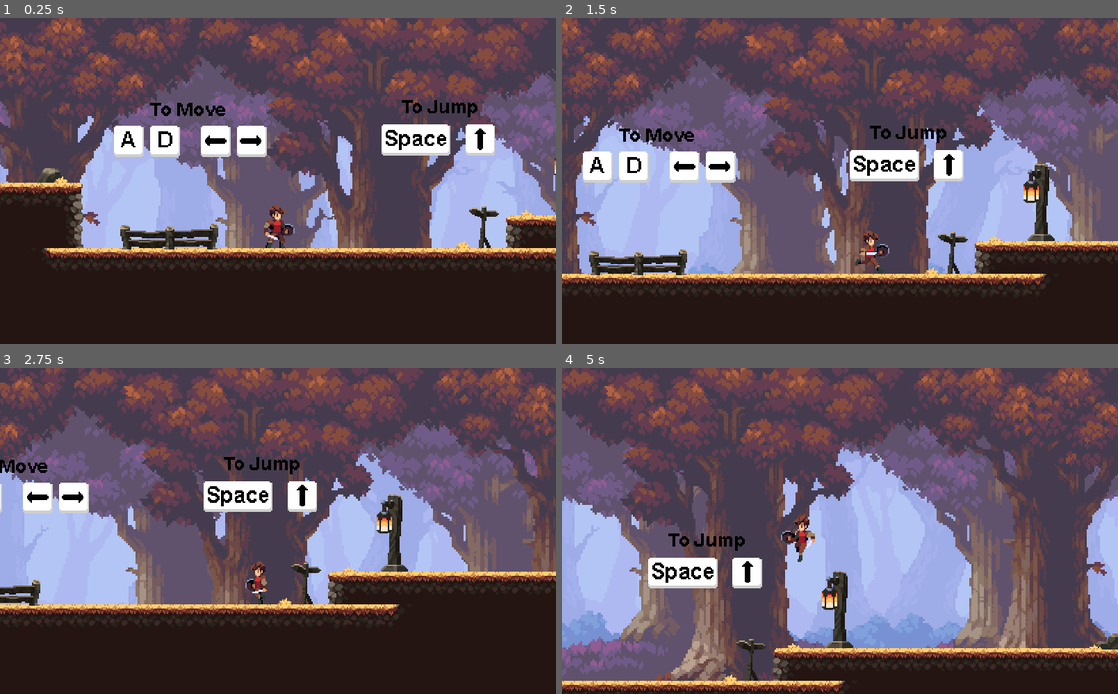
Above: before the commit, frames 1-4 (two rows, left to right).
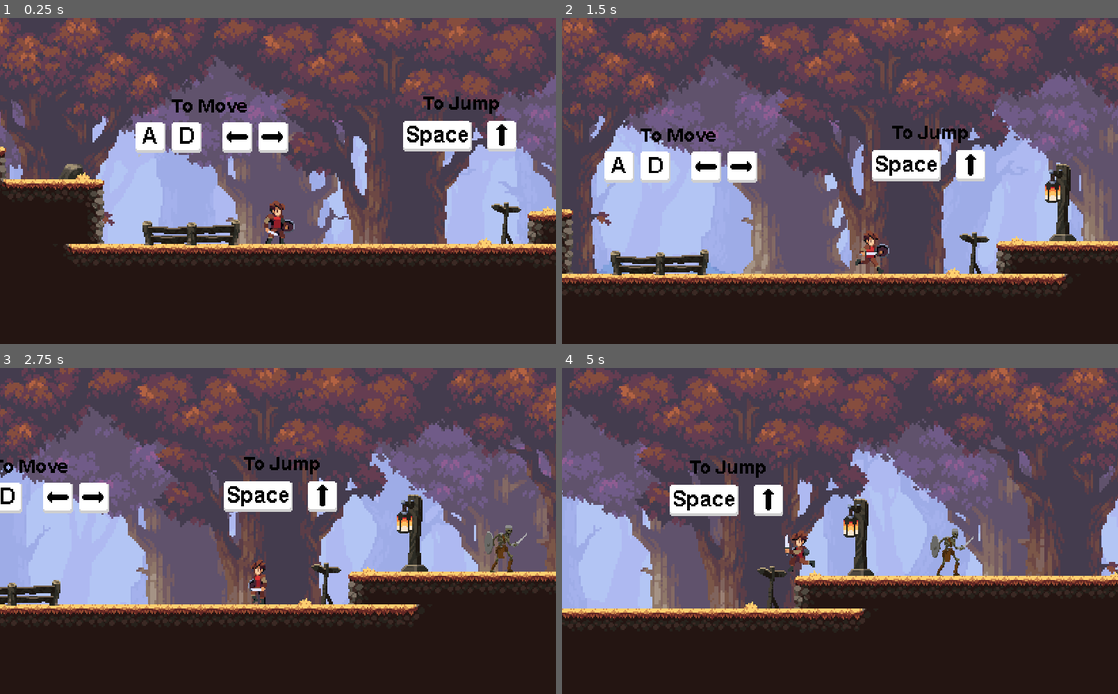
Above: after the commit, the same moments.

Repository: shofiq0023/godot-sider-scroller
Game: Godot game, scene res://Scene/Main.tscn
The game is run twice, just before and just after one commit, with the same random seed, the same clock (stepped at 60 frames per second) and the same inputs.
Inputs:
- Up to frame 1 (0.25 s): no input
- Up to frame 2 (1.5 s): hold D (right) from 0.53 s (still down); tap Caps Lock (walk) at 0.6, 1.35 s; tap Space (jump) at 0.77 s
- Up to frame 3 (2.75 s): tap Space (jump) at 1.52 s; release D (right) at 2.03 s; hold A (left) from 2.03 s (still down); tap Caps Lock (walk) at 2.1 s
- Up to frame 4 (5 s): release A (left) at 2.78 s; hold D (right) 2.78-4.28 s; tap Caps Lock (walk) at 2.85, 3.6, 4.35 s; tap Space (jump) at 3.02, 3.77, 4.52 s; hold A (left) from 4.28 s (still down)

The runs differ from the first frame. In frame 1, 37% of the frame differs, in the area x 0-100%, y 0-74%; in frame 2, 36%; in frame 3, 33%; in frame 4, 56%, in the area x 0-100%, y 0-100%.

Commit message:
added enemy

Diff:
--- /dev/null
+++ b/Assets/Characters/Enemy/Eye Bat/Eye-bat.tscn
@@ -0,0 +1,140 @@
+[gd_scene load_steps=31 format=2]
+
+[ext_resource path="res://Assets/Characters/Enemy/Eye Bat/Sprite/Take Hit.png" type="Texture" id=1]
+[ext_resource path="res://Assets/Characters/Enemy/Eye Bat/Sprite/Attack.png" type="Texture" id=2]
+[ext_resource path="res://Assets/Characters/Enemy/Eye Bat/Sprite/Death.png" type="Texture" id=3]
+[ext_resource path="res://Assets/Characters/Enemy/Eye Bat/Sprite/Flight.png" type="Texture" id=4]
+
+[sub_resource type="AtlasTexture" id=1]
+atlas = ExtResource( 3 )
+region = Rect2( 0, 0, 150, 150 )
+
+[sub_resource type="AtlasTexture" id=2]
+atlas = ExtResource( 3 )
+region = Rect2( 150, 0, 150, 150 )
+
+[sub_resource type="AtlasTexture" id=3]
+atlas = ExtResource( 3 )
+region = Rect2( 300, 0, 150, 150 )
+
+[sub_resource type="AtlasTexture" id=4]
+atlas = ExtResource( 3 )
+region = Rect2( 450, 0, 150, 150 )
+
+[sub_resource type="AtlasTexture" id=13]
+atlas = ExtResource( 2 )
+region = Rect2( 0, 0, 150, 150 )
+
+[sub_resource type="AtlasTexture" id=14]
+atlas = ExtResource( 2 )
+region = Rect2( 150, 0, 150, 150 )
+
+[sub_resource type="AtlasTexture" id=15]
+atlas = ExtResource( 2 )
+region = Rect2( 300, 0, 150, 150 )
+
+[sub_resource type="AtlasTexture" id=16]
+atlas = ExtResource( 2 )
+region = Rect2( 450, 0, 150, 150 )
+
+[sub_resource type="AtlasTexture" id=17]
+atlas = ExtResource( 2 )
+region = Rect2( 600, 0, 150, 150 )
+
+[sub_resource type="AtlasTexture" id=18]
+atlas = ExtResource( 2 )
+region = Rect2( 750, 0, 150, 150 )
+
+[sub_resource type="AtlasTexture" id=19]
+atlas = ExtResource( 2 )
+region = Rect2( 900, 0, 150, 150 )
+
+[sub_resource type="AtlasTexture" id=20]
+atlas = ExtResource( 2 )
+region = Rect2( 1050, 0, 150, 150 )
+
+[sub_resource type="AtlasTexture" id=5]
+atlas = ExtResource( 4 )
+region = Rect2( 0, 0, 150, 150 )
+
+[sub_resource type="AtlasTexture" id=6]
+atlas = ExtResource( 4 )
+region = Rect2( 150, 0, 150, 150 )
+
+[sub_resource type="AtlasTexture" id=7]
+atlas = ExtResource( 4 )
+region = Rect2( 300, 0, 150, 150 )
+
+[sub_resource type="AtlasTexture" id=8]
+atlas = ExtResource( 4 )
+region = Rect2( 450, 0, 150, 150 )
+
+[sub_resource type="AtlasTexture" id=9]
+atlas = ExtResource( 4 )
+region = Rect2( 600, 0, 150, 150 )
+
+[sub_resource type="AtlasTexture" id=10]
+atlas = ExtResource( 4 )
+region = Rect2( 750, 0, 150, 150 )
+
+[sub_resource type="AtlasTexture" id=11]
+atlas = ExtResource( 4 )
+region = Rect2( 900, 0, 150, 150 )
+
+[sub_resource type="AtlasTexture" id=12]
+atlas = ExtResource( 4 )
+region = Rect2( 1050, 0, 150, 150 )
+
+[sub_resource type="AtlasTexture" id=21]
+atlas = ExtResource( 1 )
+region = Rect2( 0, 0, 150, 150 )
+
+[sub_resource type="AtlasTexture" id=22]
+atlas = ExtResource( 1 )
+region = Rect2( 150, 0, 150, 150 )
+
+[sub_resource type="AtlasTexture" id=23]
+atlas = ExtResource( 1 )
+region = Rect2( 300, 0, 150, 150 )
+
+[sub_resource type="AtlasTexture" id=24]
+atlas = ExtResource( 1 )
+region = Rect2( 450, 0, 150, 150 )
+
+[sub_resource type="SpriteFrames" id=25]
+animations = [ {
+"frames": [ SubResource( 1 ), SubResource( 2 ), SubResource( 3 ), SubResource( 4 ) ],
+"loop": false,
+"name": "Death",
+"speed": 8.0
+}, {
+"frames": [ SubResource( 13 ), SubResource( 14 ), SubResource( 15 ), SubResource( 16 ), SubResource( 17 ), SubResource( 18 ), SubResource( 19 ), SubResource( 20 ) ],
+"loop": false,
+"name": "Attack",
+"speed": 8.0
+}, {
+"frames": [ SubResource( 5 ), SubResource( 6 ), SubResource( 7 ), SubResource( 8 ), SubResource( 9 ), SubResource( 10 ), SubResource( 11 ), SubResource( 12 ) ],
+"loop": true,
+"name": "Flight",
+"speed": 8.0
+}, {
+"frames": [ SubResource( 21 ), SubResource( 22 ), SubResource( 23 ), SubResource( 24 ) ],
+"loop": false,
+"name": "Hit",
+"speed": 8.0
+} ]
+
+[sub_resource type="CapsuleShape2D" id=26]
+height = 14.0
+
+[node name="Eye-bat" type="KinematicBody2D"]
+
+[node name="AnimatedSprite" type="AnimatedSprite" parent="."]
+frames = SubResource( 25 )
+animation = "Flight"
+frame = 3
+playing = true
+
+[node name="CollisionShape2D" type="CollisionShape2D" parent="."]
+position = Vector2( 5, 9 )
+shape = SubResource( 26 )
--- /dev/null
+++ b/Assets/Characters/Enemy/Goblin/Goblin.tscn
@@ -0,0 +1,164 @@
+[gd_scene load_steps=36 format=2]
+
+[ext_resource path="res://Assets/Characters/Enemy/Goblin/Sprites/Run.png" type="Texture" id=1]
+[ext_resource path="res://Assets/Characters/Enemy/Goblin/Sprites/Death.png" type="Texture" id=2]
+[ext_resource path="res://Assets/Characters/Enemy/Goblin/Sprites/Attack.png" type="Texture" id=3]
+[ext_resource path="res://Assets/Characters/Enemy/Goblin/Sprites/Idle.png" type="Texture" id=4]
+[ext_resource path="res://Assets/Characters/Enemy/Goblin/Sprites/Take Hit.png" type="Texture" id=5]
+
+[sub_resource type="AtlasTexture" id=1]
+atlas = ExtResource( 2 )
+region = Rect2( 0, 0, 150, 150 )
+
+[sub_resource type="AtlasTexture" id=2]
+atlas = ExtResource( 2 )
+region = Rect2( 150, 0, 150, 150 )
+
+[sub_resource type="AtlasTexture" id=3]
+atlas = ExtResource( 2 )
+region = Rect2( 300, 0, 150, 150 )
+
+[sub_resource type="AtlasTexture" id=4]
+atlas = ExtResource( 2 )
+region = Rect2( 450, 0, 150, 150 )
+
+[sub_resource type="AtlasTexture" id=5]
+atlas = ExtResource( 4 )
+region = Rect2( 0, 0, 150, 150 )
+
+[sub_resource type="AtlasTexture" id=6]
+atlas = ExtResource( 4 )
+region = Rect2( 150, 0, 150, 150 )
+
+[sub_resource type="AtlasTexture" id=7]
+atlas = ExtResource( 4 )
+region = Rect2( 300, 0, 150, 150 )
+
+[sub_resource type="AtlasTexture" id=8]
+atlas = ExtResource( 4 )
+region = Rect2( 450, 0, 150, 150 )
+
+[sub_resource type="AtlasTexture" id=9]
+atlas = ExtResource( 1 )
+region = Rect2( 0, 0, 150, 150 )
+
+[sub_resource type="AtlasTexture" id=10]
+atlas = ExtResource( 1 )
+region = Rect2( 150, 0, 150, 150 )
+
+[sub_resource type="AtlasTexture" id=11]
+atlas = ExtResource( 1 )
+region = Rect2( 300, 0, 150, 150 )
+
+[sub_resource type="AtlasTexture" id=12]
+atlas = ExtResource( 1 )
+region = Rect2( 450, 0, 150, 150 )
+
+[sub_resource type="AtlasTexture" id=13]
+atlas = ExtResource( 1 )
+region = Rect2( 600, 0, 150, 150 )
+
+[sub_resource type="AtlasTexture" id=14]
+atlas = ExtResource( 1 )
+region = Rect2( 750, 0, 150, 150 )
+
+[sub_resource type="AtlasTexture" id=15]
+atlas = ExtResource( 1 )
+region = Rect2( 900, 0, 150, 150 )
+
+[sub_resource type="AtlasTexture" id=16]
+atlas = ExtResource( 1 )
+region = Rect2( 1050, 0, 150, 150 )
+
+[sub_resource type="AtlasTexture" id=17]
+atlas = ExtResource( 3 )
+region = Rect2( 0, 0, 150, 150 )
+
+[sub_resource type="AtlasTexture" id=18]
+atlas = ExtResource( 3 )
+region = Rect2( 150, 0, 150, 150 )
+
+[sub_resource type="AtlasTexture" id=19]
+atlas = ExtResource( 3 )
+region = Rect2( 300, 0, 150, 150 )
+
+[sub_resource type="AtlasTexture" id=20]
+atlas = ExtResource( 3 )
+region = Rect2( 450, 0, 150, 150 )
+
+[sub_resource type="AtlasTexture" id=21]
+atlas = ExtResource( 3 )
+region = Rect2( 600, 0, 150, 150 )
+
+[sub_resource type="AtlasTexture" id=22]
+atlas = ExtResource( 3 )
+region = Rect2( 750, 0, 150, 150 )
+
+[sub_resource type="AtlasTexture" id=23]
+atlas = ExtResource( 3 )
+region = Rect2( 900, 0, 150, 150 )
+
+[sub_resource type="AtlasTexture" id=24]
+atlas = ExtResource( 3 )
+region = Rect2( 1050, 0, 150, 150 )
+
+[sub_resource type="AtlasTexture" id=25]
+atlas = ExtResource( 5 )
+region = Rect2( 0, 0, 150, 150 )
+
+[sub_resource type="AtlasTexture" id=26]
+atlas = ExtResource( 5 )
+region = Rect2( 150, 0, 150, 150 )
+
+[sub_resource type="AtlasTexture" id=27]
+atlas = ExtResource( 5 )
+region = Rect2( 300, 0, 150, 150 )
+
+[sub_resource type="AtlasTexture" id=28]
+atlas = ExtResource( 5 )
+region = Rect2( 450, 0, 150, 150 )
+
+[sub_resource type="SpriteFrames" id=29]
+animations = [ {
+"frames": [ SubResource( 1 ), SubResource( 2 ), SubResource( 3 ), SubResource( 4 ) ],
+"loop": false,
+"name": "Death",
+"speed": 8.0
+}, {
+"frames": [ SubResource( 5 ), SubResource( 6 ), SubResource( 7 ), SubResource( 8 ) ],
+"loop": true,
+"name": "Idle",
+"speed": 8.0
+}, {
+"frames": [ SubResource( 9 ), SubResource( 10 ), SubResource( 11 ), SubResource( 12 ), SubResource( 13 ), SubResource( 14 ), SubResource( 15 ), SubResource( 16 ) ],
+"loop": true,
+"name": "Running",
+"speed": 8.0
+}, {
+"frames": [ SubResource( 17 ), SubResource( 18 ), SubResource( 19 ), SubResource( 20 ), SubResource( 21 ), SubResource( 22 ), SubResource( 23 ), SubResource( 24 ) ],
+"loop": false,
+"name": "Attack",
+"speed": 8.0
+}, {
+"frames": [ SubResource( 25 ), SubResource( 26 ), SubResource( 27 ), SubResource( 28 ) ],
+"loop": false,
+"name": "Hit",
+"speed": 8.0
+} ]
+
+[sub_resource type="CapsuleShape2D" id=30]
+radius = 19.0
+height = 8.0
+
+[node name="Goblin" type="KinematicBody2D"]
+scale = Vector2( 0.7, 0.7 )
+
+[node name="AnimatedSprite" type="AnimatedSprite" parent="."]
+frames = SubResource( 29 )
+animation = "Idle"
+frame = 3
+playing = true
+
+[node name="CollisionShape2D" type="CollisionShape2D" parent="."]
+position = Vector2( -1, 3 )
+shape = SubResource( 30 )
--- /dev/null
+++ b/Assets/Characters/Enemy/Mushroom/Mushroom.tscn
@@ -0,0 +1,162 @@
+[gd_scene load_steps=36 format=2]
+
+[ext_resource path="res://Assets/Characters/Enemy/Mushroom/Sprites/Death.png" type="Texture" id=1]
+[ext_resource path="res://Assets/Characters/Enemy/Mushroom/Sprites/Attack.png" type="Texture" id=2]
+[ext_resource path="res://Assets/Characters/Enemy/Mushroom/Sprites/Run.png" type="Texture" id=3]
+[ext_resource path="res://Assets/Characters/Enemy/Mushroom/Sprites/Idle.png" type="Texture" id=4]
+[ext_resource path="res://Assets/Characters/Enemy/Mushroom/Sprites/Take Hit.png" type="Texture" id=5]
+
+[sub_resource type="AtlasTexture" id=17]
+atlas = ExtResource( 5 )
+region = Rect2( 0, 0, 150, 150 )
+
+[sub_resource type="AtlasTexture" id=18]
+atlas = ExtResource( 5 )
+region = Rect2( 150, 0, 150, 150 )
+
+[sub_resource type="AtlasTexture" id=19]
+atlas = ExtResource( 5 )
+region = Rect2( 300, 0, 150, 150 )
+
+[sub_resource type="AtlasTexture" id=20]
+atlas = ExtResource( 5 )
+region = Rect2( 450, 0, 150, 150 )
+
+[sub_resource type="AtlasTexture" id=1]
+atlas = ExtResource( 1 )
+region = Rect2( 0, 0, 150, 150 )
+
+[sub_resource type="AtlasTexture" id=2]
+atlas = ExtResource( 1 )
+region = Rect2( 150, 0, 150, 150 )
+
+[sub_resource type="AtlasTexture" id=3]
+atlas = ExtResource( 1 )
+region = Rect2( 300, 0, 150, 150 )
+
+[sub_resource type="AtlasTexture" id=4]
+atlas = ExtResource( 1 )
+region = Rect2( 450, 0, 150, 150 )
+
+[sub_resource type="AtlasTexture" id=5]
+atlas = ExtResource( 4 )
+region = Rect2( 0, 0, 150, 150 )
+
+[sub_resource type="AtlasTexture" id=6]
+atlas = ExtResource( 4 )
+region = Rect2( 150, 0, 150, 150 )
+
+[sub_resource type="AtlasTexture" id=7]
+atlas = ExtResource( 4 )
+region = Rect2( 300, 0, 150, 150 )
+
+[sub_resource type="AtlasTexture" id=8]
+atlas = ExtResource( 4 )
+region = Rect2( 450, 0, 150, 150 )
+
+[sub_resource type="AtlasTexture" id=9]
+atlas = ExtResource( 3 )
+region = Rect2( 0, 0, 150, 150 )
+
+[sub_resource type="AtlasTexture" id=10]
+atlas = ExtResource( 3 )
+region = Rect2( 150, 0, 150, 150 )
+
+[sub_resource type="AtlasTexture" id=11]
+atlas = ExtResource( 3 )
+region = Rect2( 300, 0, 150, 150 )
+
+[sub_resource type="AtlasTexture" id=12]
+atlas = ExtResource( 3 )
+region = Rect2( 450, 0, 150, 150 )
+
+[sub_resource type="AtlasTexture" id=13]
+atlas = ExtResource( 3 )
+region = Rect2( 600, 0, 150, 150 )
+
+[sub_resource type="AtlasTexture" id=14]
+atlas = ExtResource( 3 )
+region = Rect2( 750, 0, 150, 150 )
+
+[sub_resource type="AtlasTexture" id=15]
+atlas = ExtResource( 3 )
+region = Rect2( 900, 0, 150, 150 )
+
+[sub_resource type="AtlasTexture" id=16]
+atlas = ExtResource( 3 )
+region = Rect2( 1050, 0, 150, 150 )
+
+[sub_resource type="AtlasTexture" id=21]
+atlas = ExtResource( 2 )
+region = Rect2( 0, 0, 150, 150 )
+
+[sub_resource type="AtlasTexture" id=22]
+atlas = ExtResource( 2 )
+region = Rect2( 150, 0, 150, 150 )
+
+[sub_resource type="AtlasTexture" id=23]
+atlas = ExtResource( 2 )
+region = Rect2( 300, 0, 150, 150 )
+
+[sub_resource type="AtlasTexture" id=24]
+atlas = ExtResource( 2 )
+region = Rect2( 450, 0, 150, 150 )
+
+[sub_resource type="AtlasTexture" id=25]
+atlas = ExtResource( 2 )
+region = Rect2( 600, 0, 150, 150 )
+
+[sub_resource type="AtlasTexture" id=26]
+atlas = ExtResource( 2 )
+region = Rect2( 750, 0, 150, 150 )
+
+[sub_resource type="AtlasTexture" id=27]
+atlas = ExtResource( 2 )
+region = Rect2( 900, 0, 150, 150 )
+
+[sub_resource type="AtlasTexture" id=28]
+atlas = ExtResource( 2 )
+region = Rect2( 1050, 0, 150, 150 )
+
+[sub_resource type="SpriteFrames" id=29]
+animations = [ {
+"frames": [ SubResource( 17 ), SubResource( 18 ), SubResource( 19 ), SubResource( 20 ) ],
+"loop": false,
+"name": "Hit",
+"speed": 8.0
+}, {
+"frames": [ SubResource( 1 ), SubResource( 2 ), SubResource( 3 ), SubResource( 4 ) ],
+"loop": false,
+"name": "Death",
+"speed": 8.0
+}, {
+"frames": [ SubResource( 5 ), SubResource( 6 ), SubResource( 7 ), SubResource( 8 ) ],
+"loop": true,
+"name": "Idle",
+"speed": 8.0
+}, {
+"frames": [ SubResource( 9 ), SubResource( 10 ), SubResource( 11 ), SubResource( 12 ), SubResource( 13 ), SubResource( 14 ), SubResource( 15 ), SubResource( 16 ) ],
+"loop": true,
+"name": "Running",
+"speed": 8.0
+}, {
+"frames": [ SubResource( 21 ), SubResource( 22 ), SubResource( 23 ), SubResource( 24 ), SubResource( 25 ), SubResource( 26 ), SubResource( 27 ), SubResource( 28 ) ],
+"loop": true,
+"name": "Attack",
+"speed": 8.0
+} ]
+
+[sub_resource type="CapsuleShape2D" id=30]
+radius = 14.0
+height = 14.0
+
+[node name="Mushroom" type="KinematicBody2D"]
+
+[node name="AnimatedSprite" type="AnimatedSprite" parent="."]
+frames = SubResource( 29 )
+animation = "Idle"
+playing = true
+
+[node name="CollisionShape2D" type="CollisionShape2D" parent="."]
+position = Vector2( 0, 6 )
+shape = SubResource( 30 )
--- /dev/null
+++ b/Assets/Characters/Enemy/Skeleton/Skeleton.tscn
@@ -0,0 +1,168 @@
+[gd_scene load_steps=37 format=2]
+
+[ext_resource path="res://Assets/Characters/Enemy/Skeleton/Sprite/Death.png" type="Texture" id=1]
+[ext_resource path="res://Assets/Characters/Enemy/Skeleton/Sprite/Walk.png" type="Texture" id=2]
+[ext_resource path="res://Assets/Characters/Enemy/Skeleton/Sprite/Take Hit.png" type="Texture" id=3]
+[ext_resource path="res://Assets/Characters/Enemy/Skeleton/Sprite/Idle.png" type="Texture" id=4]
+[ext_resource path="res://Assets/Characters/Enemy/Skeleton/Sprite/Attack.png" type="Texture" id=5]
+[ext_resource path="res://Assets/Characters/Enemy/Skeleton/Sprite/Shield.png" type="Texture" id=6]
+
+[sub_resource type="AtlasTexture" id=5]
+atlas = ExtResource( 1 )
+region = Rect2( 0, 0, 150, 150 )
+
+[sub_resource type="AtlasTexture" id=6]
+atlas = ExtResource( 1 )
+region = Rect2( 150, 0, 150, 150 )
+
+[sub_resource type="AtlasTexture" id=7]
+atlas = ExtResource( 1 )
+region = Rect2( 300, 0, 150, 150 )
+
+[sub_resource type="AtlasTexture" id=8]
+atlas = ExtResource( 1 )
+region = Rect2( 450, 0, 150, 150 )
+
+[sub_resource type="AtlasTexture" id=9]
+atlas = ExtResource( 4 )
+region = Rect2( 0, 0, 150, 150 )
+
+[sub_resource type="AtlasTexture" id=10]
+atlas = ExtResource( 4 )
+region = Rect2( 150, 0, 150, 150 )
+
+[sub_resource type="AtlasTexture" id=11]
+atlas = ExtResource( 4 )
+region = Rect2( 300, 0, 150, 150 )
+
+[sub_resource type="AtlasTexture" id=12]
+atlas = ExtResource( 4 )
+region = Rect2( 450, 0, 150, 150 )
+
+[sub_resource type="AtlasTexture" id=13]
+atlas = ExtResource( 6 )
+region = Rect2( 0, 0, 150, 150 )
+
+[sub_resource type="AtlasTexture" id=14]
+atlas = ExtResource( 6 )
+region = Rect2( 150, 0, 150, 150 )
+
+[sub_resource type="AtlasTexture" id=15]
+atlas = ExtResource( 6 )
+region = Rect2( 300, 0, 150, 150 )
+
+[sub_resource type="AtlasTexture" id=16]
+atlas = ExtResource( 6 )
+region = Rect2( 450, 0, 150, 150 )
+
+[sub_resource type="AtlasTexture" id=17]
+atlas = ExtResource( 5 )
+region = Rect2( 0, 0, 150, 150 )
+
+[sub_resource type="AtlasTexture" id=18]
+atlas = ExtResource( 5 )
+region = Rect2( 150, 0, 150, 150 )
+
+[sub_resource type="AtlasTexture" id=19]
+atlas = ExtResource( 5 )
+region = Rect2( 300, 0, 150, 150 )
+
+[sub_resource type="AtlasTexture" id=20]
+atlas = ExtResource( 5 )
+region = Rect2( 450, 0, 150, 150 )
+
+[sub_resource type="AtlasTexture" id=21]
+atlas = ExtResource( 5 )
+region = Rect2( 600, 0, 150, 150 )
+
+[sub_resource type="AtlasTexture" id=22]
+atlas = ExtResource( 5 )
+region = Rect2( 750, 0, 150, 150 )
+
+[sub_resource type="AtlasTexture" id=23]
+atlas = ExtResource( 5 )
+region = Rect2( 900, 0, 150, 150 )
+
+[sub_resource type="AtlasTexture" id=24]
+atlas = ExtResource( 5 )
+region = Rect2( 1050, 0, 150, 150 )
+
+[sub_resource type="AtlasTexture" id=25]
+atlas = ExtResource( 2 )
+region = Rect2( 0, 0, 150, 150 )
+
+[sub_resource type="AtlasTexture" id=26]
+atlas = ExtResource( 2 )
+region = Rect2( 150, 0, 150, 150 )
+
+[sub_resource type="AtlasTexture" id=27]
+atlas = ExtResource( 2 )
+region = Rect2( 300, 0, 150, 150 )
+
+[sub_resource type="AtlasTexture" id=28]
+atlas = ExtResource( 2 )
+region = Rect2( 450, 0, 150, 150 )
+
+[sub_resource type="AtlasTexture" id=1]
+atlas = ExtResource( 3 )
+region = Rect2( 0, 0, 150, 150 )
+
+[sub_resource type="AtlasTexture" id=2]
+atlas = ExtResource( 3 )
+region = Rect2( 150, 0, 150, 150 )
+
+[sub_resource type="AtlasTexture" id=3]
+atlas = ExtResource( 3 )
+region = Rect2( 300, 0, 150, 150 )
+
+[sub_resource type="AtlasTexture" id=4]
+atlas = ExtResource( 3 )
+region = Rect2( 450, 0, 150, 150 )
+
+[sub_resource type="SpriteFrames" id=29]
+animations = [ {
+"frames": [ SubResource( 5 ), SubResource( 6 ), SubResource( 7 ), SubResource( 8 ) ],
+"loop": false,
+"name": "Death",
+"speed": 8.0
+}, {
+"frames": [ SubResource( 9 ), SubResource( 10 ), SubResource( 11 ), SubResource( 12 ) ],
+"loop": true,
+"name": "Idle",
+"speed": 8.0
+}, {
+"frames": [ SubResource( 13 ), SubResource( 14 ), SubResource( 15 ), SubResource( 16 ) ],
+"loop": false,
+"name": "Shield",
+"speed": 8.0
+}, {
+"frames": [ SubResource( 17 ), SubResource( 18 ), SubResource( 19 ), SubResource( 20 ), SubResource( 21 ), SubResource( 22 ), SubResource( 23 ), SubResource( 24 ) ],
+"loop": false,
+"name": "Attack",
+"speed": 8.0
+}, {
+"frames": [ SubResource( 25 ), SubResource( 26 ), SubResource( 27 ), SubResource( 28 ) ],
+"loop": true,
+"name": "Walk",
+"speed": 8.0
+}, {
+"frames": [ SubResource( 1 ), SubResource( 2 ), SubResource( 3 ), SubResource( 4 ) ],
+"loop": false,
+"name": "Hit",
+"speed": 8.0
+} ]
+
+[sub_resource type="CapsuleShape2D" id=30]
+radius = 21.0
+
+[node name="Skeleton" type="KinematicBody2D"]
+scale = Vector2( 0.7, 0.7 )
+
+[node name="AnimatedSprite" type="AnimatedSprite" parent="."]
+frames = SubResource( 29 )
+animation = "Idle"
+playing = true
+
+[node name="CollisionShape2D" type="CollisionShape2D" parent="."]
+position = Vector2( 3, -5 )
+shape = SubResource( 30 )
--- a/Assets/Characters/Player/Player.tscn
+++ b/Assets/Characters/Player/Player.tscn
@@ -501,7 +501,7 @@
 [node name="AnimatedSprite" type="AnimatedSprite" parent="."]
 frames = SubResource( 32 )
 animation = "Idle"
-frame = 3
+frame = 4
 playing = true
 
 [node name="Camera2D" type="Camera2D" parent="."]
--- a/Scene/Main.tscn
+++ b/Scene/Main.tscn
@@ -20,6 +20,10 @@
 [ext_resource path="res://Assets/Navigation Sprites and text/Movement.png" type="Texture" id=18]
 [ext_resource path="res://Assets/Navigation Sprites and text/walk-movement.png" type="Texture" id=19]
 [ext_resource path="res://Assets/Navigation Sprites and text/Message.png" type="Texture" id=20]
+[ext_resource path="res://Assets/Characters/Enemy/Skeleton/Skeleton.tscn" type="PackedScene" id=21]
+[ext_resource path="res://Assets/Characters/Enemy/Eye Bat/Eye-bat.tscn" type="PackedScene" id=22]
+[ext_resource path="res://Assets/Characters/Enemy/Mushroom/Mushroom.tscn" type="PackedScene" id=23]
+[ext_resource path="res://Assets/Characters/Enemy/Goblin/Goblin.tscn" type="PackedScene" id=24]
 
 [sub_resource type="OccluderPolygon2D" id=15]
 polygon = PoolVector2Array( 0, 0, 24, 0, 24, 24, 0, 24 )
@@ -834,11 +838,10 @@
 position = Vector2( 1416, 205 )
 scale = Vector2( 1.3, 1.3 )
 frames = SubResource( 39 )
-frame = 4
 playing = true
 
 [node name="Player" parent="." instance=ExtResource( 1 )]
-position = Vector2( 192, 248 )
+position = Vector2( 176, 259 )
 
 [node name="Fence" type="Node2D" parent="."]
 
@@ -946,4 +949,16 @@
 [node name="CollisionShape2D" type="CollisionShape2D" parent="Fallzone"]
 shape = SubResource( 48 )
 
+[node name="Skeleton" parent="." instance=ExtResource( 21 )]
+position = Vector2( 471, 246 )
+
+[node name="Mushroom" parent="." instance=ExtResource( 23 )]
+position = Vector2( 905, 190 )
+
+[node name="Goblin" parent="." instance=ExtResource( 24 )]
+position = Vector2( 1211, 222 )
+
+[node name="Eye-bat" parent="." instance=ExtResource( 22 )]
+position = Vector2( 1642, 214 )
+
 [connection signal="body_entered" from="Fallzone" to="Player" method="_on_Area2D_body_entered"]
Binary file added: Assets/Characters/Enemy/Eye Bat/Sprite/Attack.png
Not shown, added: Assets/Characters/Enemy/Eye Bat/Sprite/Attack.png.import
Binary file added: Assets/Characters/Enemy/Eye Bat/Sprite/Death.png
Not shown, added: Assets/Characters/Enemy/Eye Bat/Sprite/Death.png.import
Binary file added: Assets/Characters/Enemy/Eye Bat/Sprite/Flight.png
Not shown, added: Assets/Characters/Enemy/Eye Bat/Sprite/Flight.png.import
Binary file added: Assets/Characters/Enemy/Eye Bat/Sprite/Take Hit.png
Not shown, added: Assets/Characters/Enemy/Eye Bat/Sprite/Take Hit.png.import
Binary file added: Assets/Characters/Enemy/Goblin/Sprites/Attack.png
Not shown, added: Assets/Characters/Enemy/Goblin/Sprites/Attack.png.import
Binary file added: Assets/Characters/Enemy/Goblin/Sprites/Death.png
Not shown, added: Assets/Characters/Enemy/Goblin/Sprites/Death.png.import
(and 29 more such lines)
